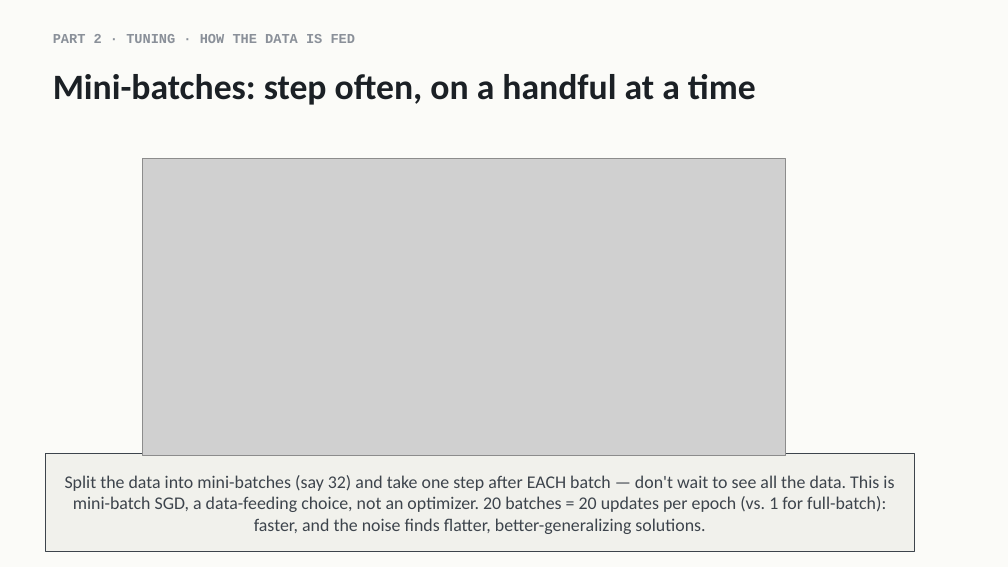
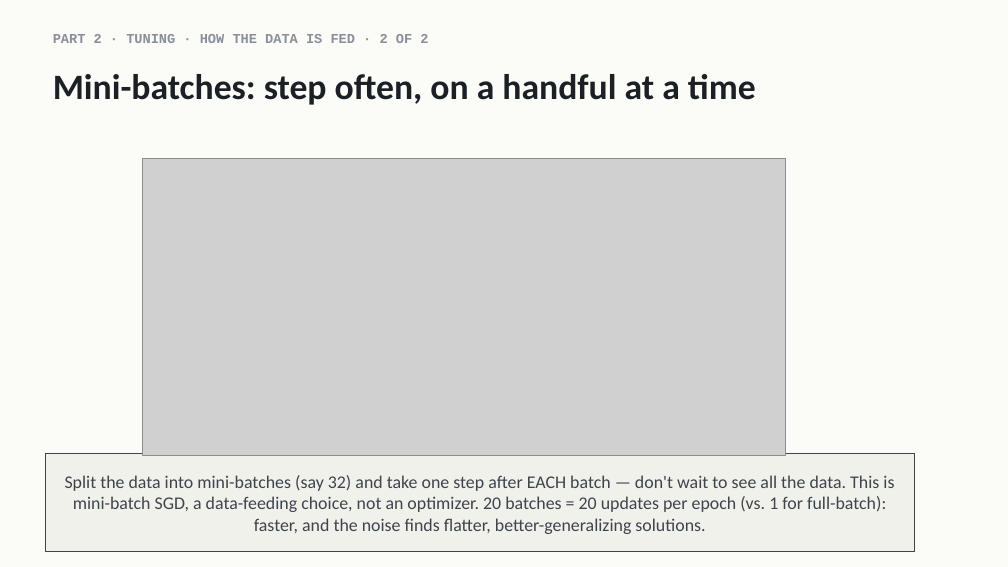
Before and after one commit to indigobio/msacl_dl_course, a slide deck: slide 13 of slides/pptx/lecture04_training_practice.pptx. Drawn at 1008x567 pixels with LibreOffice and Linux fonts; fonts in the diff are those of the drawing; grey boxes stand for pictures. Boxes give left, top, right and bottom in pixels: in the first picture for what was removed or moved away, otherwise in the second. Text is boxed around its words. In the diff, an @@ line names an element or a change of style, - is before the commit and + after.

```diff
--- a/slides/pptx/lecture04_training_practice.pptx
+++ b/slides/pptx/lecture04_training_practice.pptx
@@ text at (53,34,428,43): text changed @@
-PART 2 · TUNING · HOW THE DATA IS FED
+PART 2 · TUNING · HOW THE DATA IS FED · 2 OF 2
```
Also in this commit, not shown: 4 other slides changed, 5 other files.
